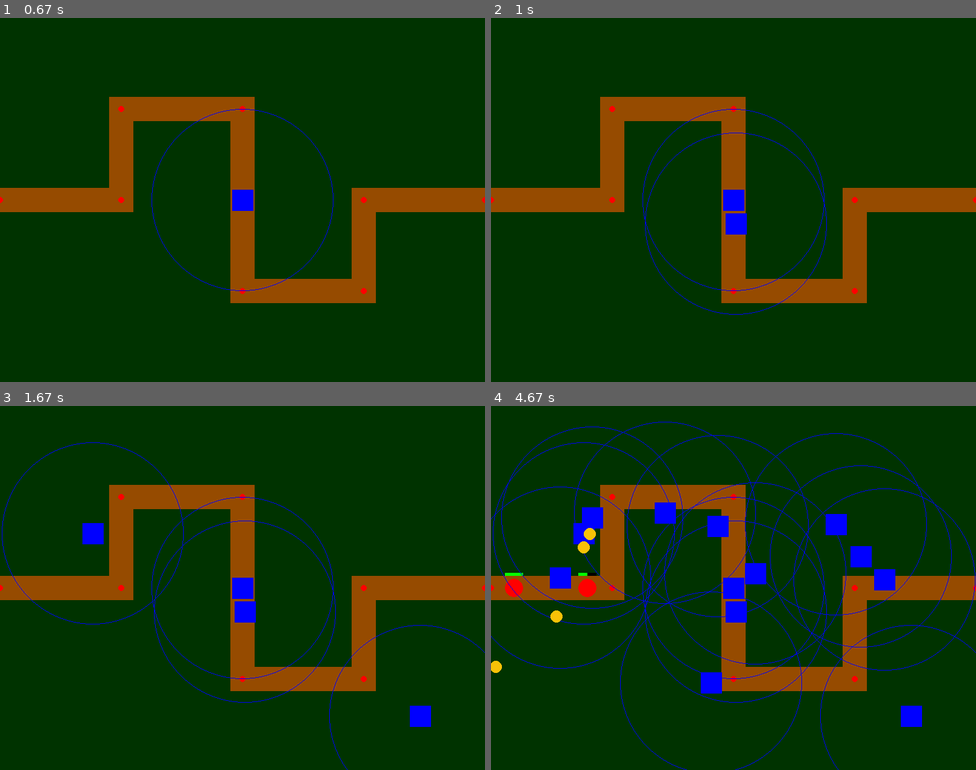
Above: before the commit, frames 1-4 (two rows, left to right).
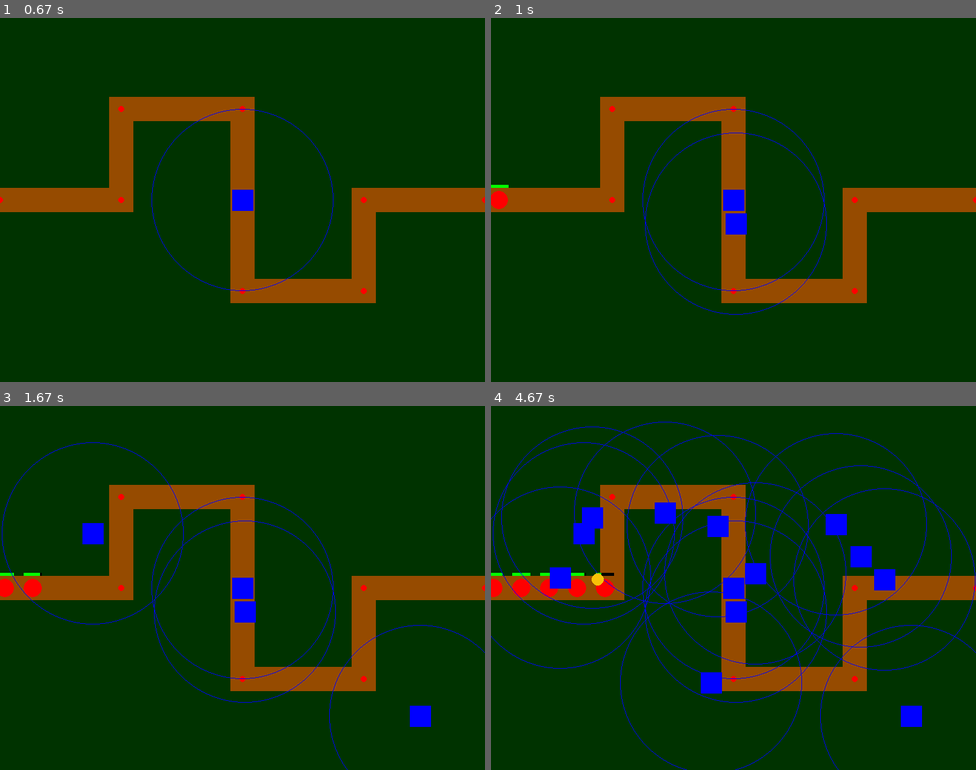
Above: after the commit, the same moments.

Repository: Major9621/PyGame_Tower-Defense
Game: pygame game, started from main.py
Two runs of this game, one before a commit and one after it. Both use one fixed random seed, a clock stepped at 60 frames per second and the inputs below.
Inputs (mouse positions are in pixels of both pictures, inside the frame that each line leads up to):
- Up to frame 1 (0.67 s): click (242, 200) at 0.38 s
- Up to frame 2 (1 s): click (733, 221) at 0.72 s
- Up to frame 3 (1.67 s): click (92, 533) at 1.05 s; click (421, 715) at 1.38 s
- Up to frame 4 (4.67 s): click (558, 577) at 1.72 s; click (709, 682) at 2.05 s; click (718, 526) at 2.38 s; click (665, 511) at 2.72 s; click (859, 555) at 3.05 s; click (883, 580) at 3.38 s; click (835, 522) at 3.72 s; click (592, 518) at 4.05 s; click (752, 573) at 4.38 s

Frame 1 is identical in both runs. In frame 2, 0.2% of the frame differs, in the area x 0-4%, y 45-53%; in frame 3, 0.3%; in frame 4, 1.1%, in the area x 0-26%, y 33-74%.

Commit message:
bullets tweaking

Diff:
--- a/core/bullet.py
+++ b/core/bullet.py
@@ -16,8 +16,8 @@
         self.pos = (self.pos[0] + (self.dir[0] * self.speed), self.pos[1] + (self.dir[1] * self.speed))
         self.rect.center = self.pos
 
-        #Remove itself after 10 seconds
-        if(pygame.time.get_ticks() - self.spawnTime >= 10000):
+        #Remove itself after 5 seconds
+        if(pygame.time.get_ticks() - self.spawnTime >= 5000):
             bullets.remove(self)
 
     def draw(self, surface):
--- a/core/turret.py
+++ b/core/turret.py
@@ -13,8 +13,9 @@
         self.currentEnemy = None
         self.bullets = bullets
 
-
-    shotsPerSecond = 2
+    bulletDamage = 10
+    bulletSpeed = 10
+    shotsPerSecond = 3
     shootInterval = 1000 / shotsPerSecond
 
 
@@ -48,7 +49,7 @@
                     self.currentEnemy = None
 
                 #Shoot!
-                bullet = Bullet(self.pos, directionToEnemy, 10, 4)
+                bullet = Bullet(self.pos, directionToEnemy, self.bulletDamage, self.bulletSpeed)
                 self.bullets.add(bullet)
 
                 self.lastShotTime = currentTime
--- a/main.py
+++ b/main.py
@@ -16,7 +16,7 @@
     enemies = pygame.sprite.Group()
     bullets = pygame.sprite.Group()
 
-    spawn_interval = 2000
+    spawn_interval = 750
     last_spawn_time = 0
 
     # Game loop
